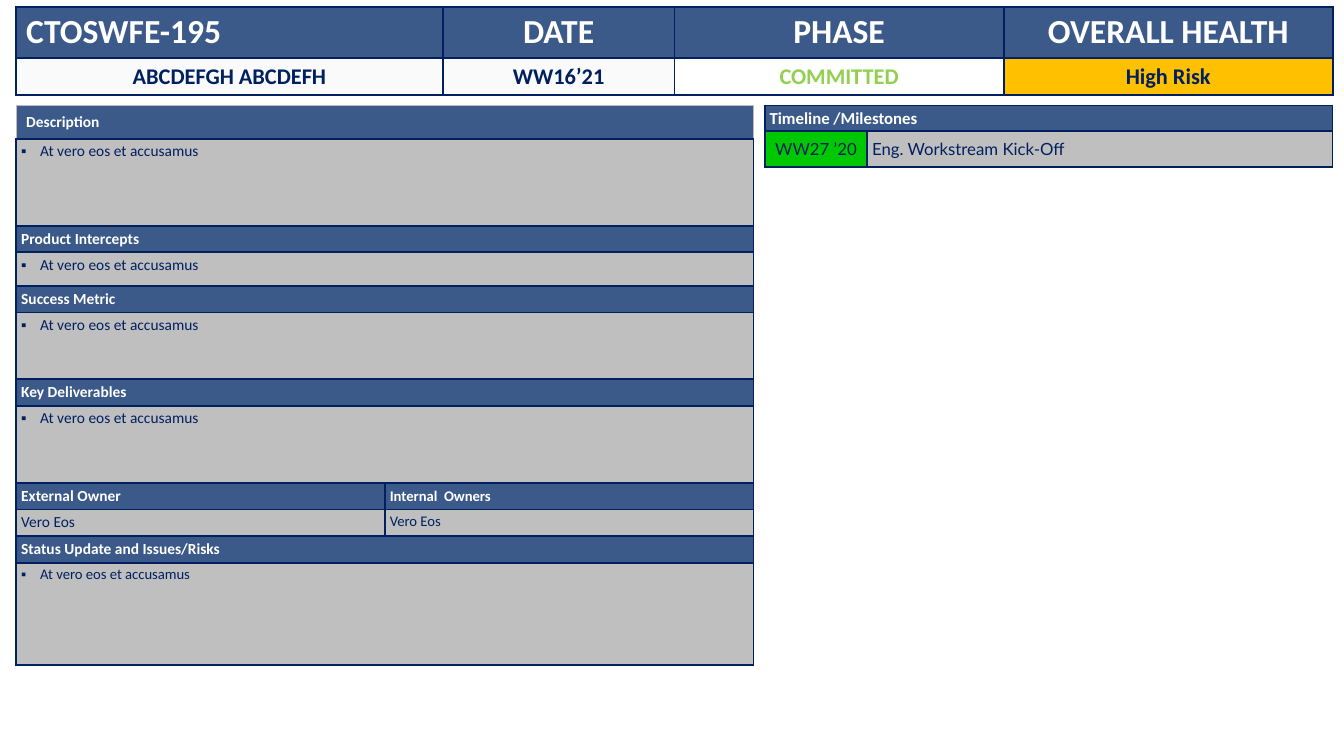
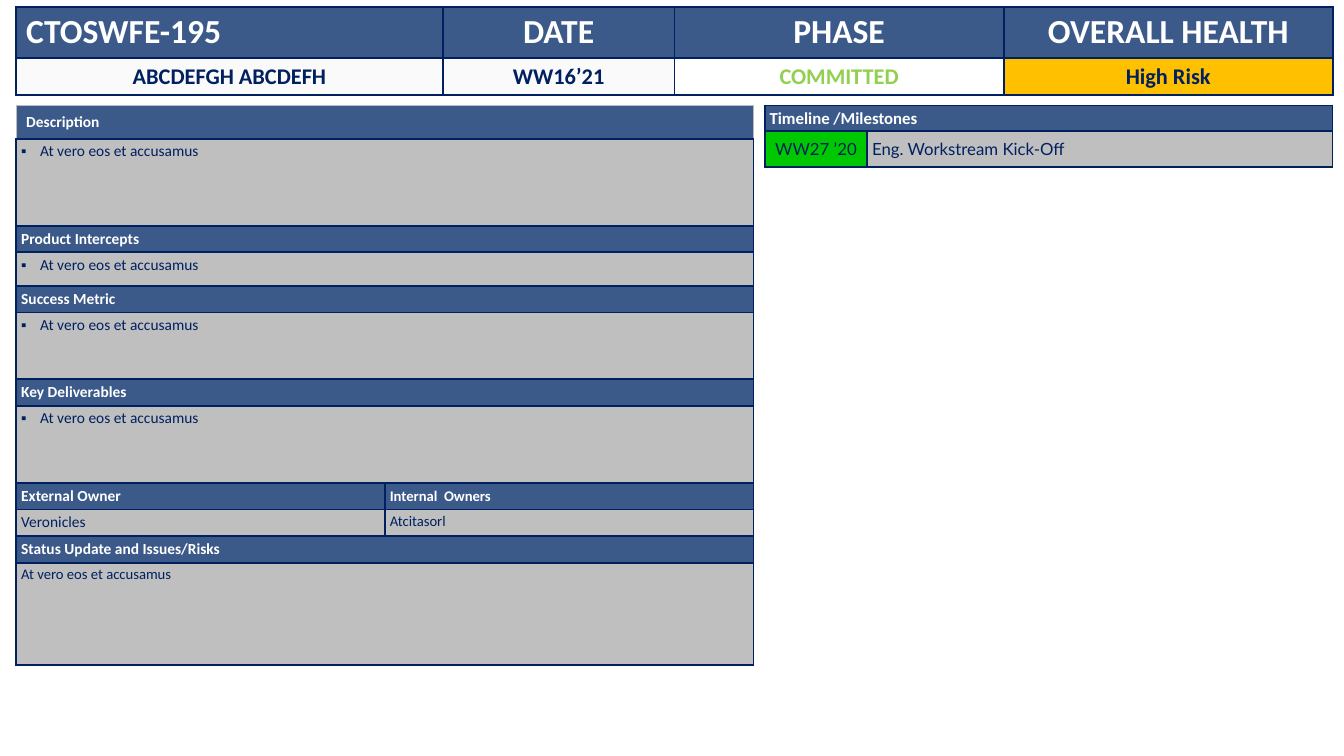
Before and after one commit to NguyenTatNhac/ppt-generator, a slide deck: slide 1 of src/main/resources/Template.pptx. Drawn at 1344x756 pixels with LibreOffice and Linux fonts; fonts in the diff are those of the drawing. Boxes give left, top, right and bottom in pixels: in the first picture for what was removed or moved away, otherwise in the second. Text is boxed around its words. In the diff, an @@ line names an element or a change of style, - is before the commit and + after.

Commit message:
MILESTONE LEFT TABLE: Migrated left table to the new PPT Template

```diff
--- a/src/main/resources/Template.pptx
+++ b/src/main/resources/Template.pptx
@@ table at (16, 106, 754, 665) @@
-row 10, column 1: Vero Eos
+row 10, column 1: Veronicles
-row 10, column 2: Vero Eos
+row 10, column 2: Atcitasorl
@@ bullet ▪ to none @@
```
Also in this commit, not shown: 3 other files.
